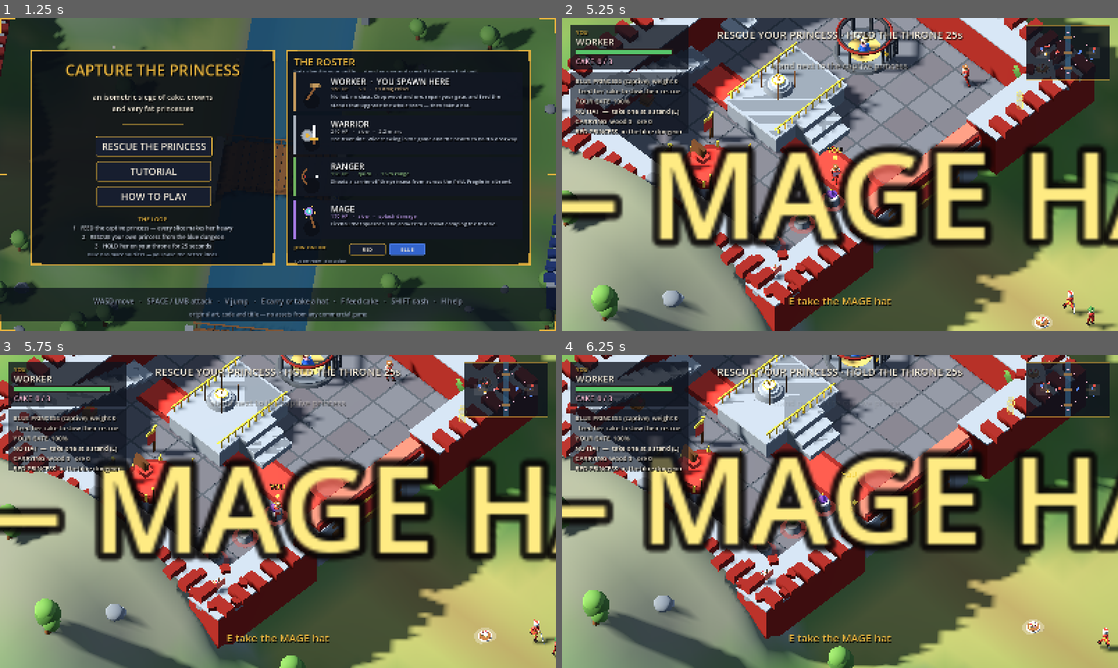
Above: before the commit, frames 1-4 (two rows, left to right).
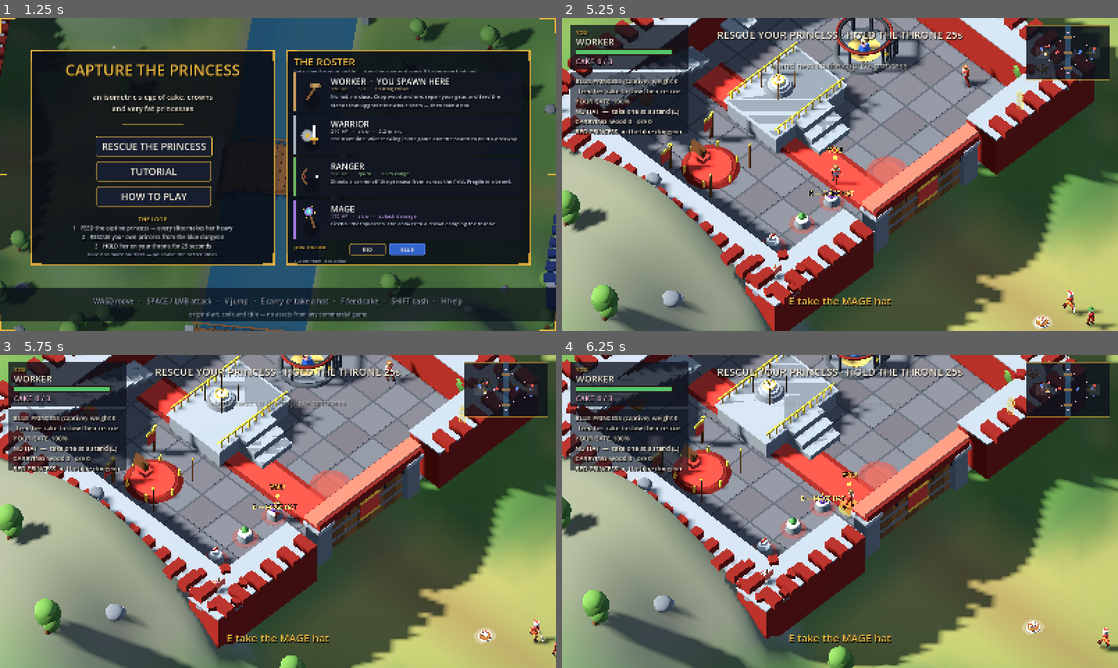
Above: after the commit, the same moments.

Repository: malahub/capture-the-princess
Game: Godot game, scene res://main.tscn
The game is run twice, just before and just after one commit, with the same random seed, the same clock (stepped at 60 frames per second) and the same inputs.
Inputs (mouse positions are in pixels of both pictures, inside the frame that each line leads up to):
- Up to frame 1 (1.25 s): tap E (act) at 0.5, 0.6 s; move the mouse to (400, 158) at 0.52 s; hold D (move_right) from 0.53 s (still down); click (400, 158) at 0.67 s; tap V (jump) at 0.77 s
- Up to frame 2 (5.25 s): tap E (act) at 1.25 s; move the mouse to (728, 190) at 1.27 s; release D (move_right) at 1.28 s; hold S (move_down) 1.28-2.03 s; tap Space (attack) at 1.35 s; tap V (jump) at 1.52, 3.02, 3.77, 4.52 s; move the mouse to (895, 105) at 2.02 s; hold D (move_right) 2.03-2.78 s; click (895, 105) at 2.1 s; move the mouse to (812, 237) at 2.77 s; hold W (move_up) 2.78-3.53 s; tap Shift (dash) at 2.85 s; click (812, 237) at 2.92 s; move the mouse to (1006, 221) at 3.52 s; hold A (move_left) 3.53-5.03 s; tap Q (drop) at 3.6 s; move the mouse to (673, 127) at 4.27 s; tap F (feed) at 4.35 s; move the mouse to (867, 174) at 5.02 s; hold S (move_down) from 5.03 s (still down); tap Enter at 5.1 s; click (867, 174) at 5.17 s
- Up to frame 3 (5.75 s): keep holding S (move_down)
- Up to frame 4 (6.25 s): move the mouse to (756, 433) at 5.77 s; release S (move_down) at 5.78 s; hold D (move_right) from 5.78 s (still down); tap Keypad Enter at 5.85 s; tap V (jump) at 6.02 s

Frame 1 is identical in both runs. In frame 2, 21% of the frame differs, in the area x 0-100%, y 40-74%; in frame 3, 21%; in frame 4, 21%, in the area x 0-100%, y 29-64%.

Commit message:
Fix screen-filling prompt (pixel_size shadowed), stop crowd shoves lifting units onto ledges

Diff:
--- a/scripts/game.gd
+++ b/scripts/game.gd
@@ -95,6 +95,8 @@
 var keyflow := false
 var shottest := false
 var pathaudit := false
+var deckaudit := false
+var snaptest := false
 var perf := false
 var perf_acc := {}
 var perf_frames := 0
@@ -143,6 +145,12 @@
 		autoplay = true
 		_run_simtest()
 		return
+	if snaptest:
+		_run_snaptest()
+		return
+	if deckaudit:
+		_run_deckaudit()
+		return
 	if pathaudit:
 		_run_pathaudit()
 		return
@@ -214,6 +222,63 @@
 
 ## Walks the nav graph to every height in the game and checks the surface it
 ## crosses never jumps more than a unit can step.
+## Prints the walkable height around the keep so a deck that bleeds past its
+## platform shows up as a shape you can look at.
+## A crowd pressed against the keep must not get shoved onto its 2.15 m ledge.
+func _run_snaptest() -> void:
+	start_match(false)
+	var dt := 1.0 / 60.0
+	var kp: Vector3 = castles[0]["key_pos"]
+	var base_h: float = Terrain.PLATEAU_H
+	var crowd: Array = []
+	for i in 9:
+		var u := _new_unit(0, "villager", false)
+		place(u, Vector3(kp.x - 3.6 + float(i % 3) * 0.3, 0.0, kp.z - 0.8 + float(i / 3) * 0.3))
+		u.brain = "none"
+		units.append(u)
+		crowd.append(u)
+	var worst := -99.0
+	for step in 240:
+		for u2: Unit in crowd:
+			var toward := Vector3(kp.x - u2.pos.x, 0.0, kp.z - u2.pos.z).normalized()
+			u2.update_unit(dt, toward, Vector3.ZERO)
+		separate_units()
+		for u3: Unit in crowd:
+			worst = maxf(worst, u3.position.y - base_h)
+	var ok: bool = worst <= Terrain.STEP_UP + 0.06
+	print("[HF] SNAPTEST crowd=%d max_rise_above_courtyard=%.2f m (limit %.2f)  %s" % [
+		crowd.size(), worst, Terrain.STEP_UP, "PASS" if ok else "FAIL"])
+	for u4: Unit in crowd:
+		print("[HF]   y=%.2f h=%.2f at (%.1f,%.1f)" % [u4.position.y, Terrain.h(u4.pos.x, u4.pos.z), u4.pos.x, u4.pos.z])
+	get_tree().quit()
+
+
+func _run_deckaudit() -> void:
+	start_match(false)
+	var c: Vector3 = castles[0]["court"]
+	var cx: float = c.x
+	var cz: float = c.z
+	print("[HF] DECK around keep centre (%.1f, %.1f), plateau %.2f" % [cx, cz, Terrain.PLATEAU_H])
+	for iz in range(-8, 9):
+		var row := ""
+		for ix in range(-8, 9):
+			var x := cx + float(ix) * 1.0
+			var z := cz + float(iz) * 1.0
+			var hh: float = Terrain.h(x, z) - Terrain.PLATEAU_H
+			if hh < 0.05:
+				row += " ."
+			elif hh < 0.8:
+				row += " 1"
+			elif hh < 1.6:
+				row += " 2"
+			elif hh < 2.5:
+				row += " 3"
+			else:
+				row += " #"
+		print("[HF]   " + row)
+	get_tree().quit()
+
+
 func _run_pathaudit() -> void:
 	start_match(false)
 	var walkable := 0
@@ -928,6 +993,17 @@
 		# fire a couple of shots once the frame is warm
 		fire_at_frame = 12
 		fire_shot = {"owner": sh, "target": tg.position + Vector3(0, 1.15, 0), "kind": "arrow"}
+	elif demo == "keyprompt":
+		# clear the field so the shot is about the prompt, not a fight
+		for u5 in units.duplicate():
+			if u5 != player and u5.team == 1:
+				units.erase(u5)
+				u5.queue_free()
+		var kb3: Dictionary = keys[1]
+		place(player, Vector3(kb3["home"].x + 2.2, 0.0, kb3["home"].z))
+		zoom = 20.0
+		zoom_target = 20.0
+		cam_focus = player.pos + Vector3(0, 2.6, 0)
 	elif demo == "keycarry":
 		var kb: Dictionary = keys[1]
 		place(player, Vector3(kb["home"].x + 1.0, 0.0, kb["home"].z))
@@ -1123,6 +1199,10 @@
 			input_debug = true
 		elif a == "--showsil":
 			showsil = true
+		elif a == "--snaptest":
+			snaptest = true
+		elif a == "--deckaudit":
+			deckaudit = true
 		elif a == "--perf":
 			perf = true
 		elif a == "--pathaudit":
@@ -1220,9 +1300,11 @@
 
 
 func _make_world_labels() -> void:
-	near_lbl = Core.label3d(self, "", Vector3.ZERO, 40, Color("ffd766"))
+	near_lbl = Core.label3d(self, "", Vector3.ZERO, 34, Color("ffd766"))
 	near_lbl.fixed_size = true
-	near_lbl.pixel_size = 0.019
+	# fixed_size scales by pixel_size: 0.016 (the world-space default) made this
+	# a screen-filling banner, so it gets its own tiny value
+	near_lbl.pixel_size = 0.00115
 	near_lbl.no_depth_test = true
 	near_lbl.visible = false
 	hint_lbl = Core.label3d(self, "", Vector3.ZERO, 40, Color(0.9, 0.95, 1.0, 0.85))
@@ -2034,8 +2116,13 @@
 			var dist := d.length()
 			if dist > 0.001 and dist < 0.9:
 				var push := d / dist * (0.9 - dist) * 0.5
-				a.pos -= push
-				b.pos += push
+				# never shove someone onto a ledge they cannot climb
+				var na := a.pos - push
+				if absf(Terrain.h(na.x, na.z) - Terrain.h(a.pos.x, a.pos.z)) <= Terrain.STEP_UP:
+					a.pos = na
+				var nb := b.pos + push
+				if absf(Terrain.h(nb.x, nb.z) - Terrain.h(b.pos.x, b.pos.z)) <= Terrain.STEP_UP:
+					b.pos = nb
 
 
 func _update_carry_helpers() -> void:
--- a/scripts/unit.gd
+++ b/scripts/unit.gd
@@ -29,6 +29,7 @@
 var path_goal := Vector3.ZERO
 var path_t := 0.0             # seconds until a replan is allowed
 var path_goal_cell := -1
+var prev_pos := Vector3.ZERO
 var vy := 0.0                 # vertical velocity while jumping
 var airborne := false
 var carrying: Princess = null
@@ -249,6 +250,16 @@
 		want_yaw = Core.yaw_to(pos, aim)
 	yaw = lerp_angle(yaw, want_yaw, 1.0 - exp(-13.0 * dt))
 	rotation.y = yaw
+	if prev_pos == Vector3.ZERO and pos != Vector3.ZERO:
+		prev_pos = pos            # first frame: nothing to revert to yet
+	if not airborne:
+		# a crowd shove can put a unit inside a wall or platform footprint; the
+		# step rules never allowed that, so refuse the displacement instead of
+		# teleporting up 2 m
+		var gh: float = Terrain.h(pos.x, pos.z)
+		if absf(gh - position.y) > Terrain.STEP_UP + 0.55:
+			pos = prev_pos
+	prev_pos = pos
 	if airborne:
 		vy -= 24.0 * dt
 		var ground := Terrain.h(pos.x, pos.z)
@@ -269,11 +280,15 @@
 ## which reads as the character being cut in half.
 func _stand_h(px: float, pz: float) -> float:
 	const R := 0.34
-	var h := Terrain.h(px, pz)
-	h = maxf(h, Terrain.h(px + R, pz))
-	h = maxf(h, Terrain.h(px - R, pz))
-	h = maxf(h, Terrain.h(px, pz + R))
-	h = maxf(h, Terrain.h(px, pz - R))
+	var h0 := Terrain.h(px, pz)
+	var h := h0
+	# Only count neighbours that belong to the same walkable surface. Taking a
+	# plain max lifted anyone standing next to the 2.15 m keep platform onto it,
+	# which is why walking past the shrine teleported you up a storey.
+	for off in [Vector2(R, 0), Vector2(-R, 0), Vector2(0, R), Vector2(0, -R)]:
+		var hh: float = Terrain.h(px + off.x, pz + off.y)
+		if hh <= h0 + Terrain.STEP_UP:
+			h = maxf(h, hh)
 	return h
 
 
Not shown, changed: build/web/index.pck
